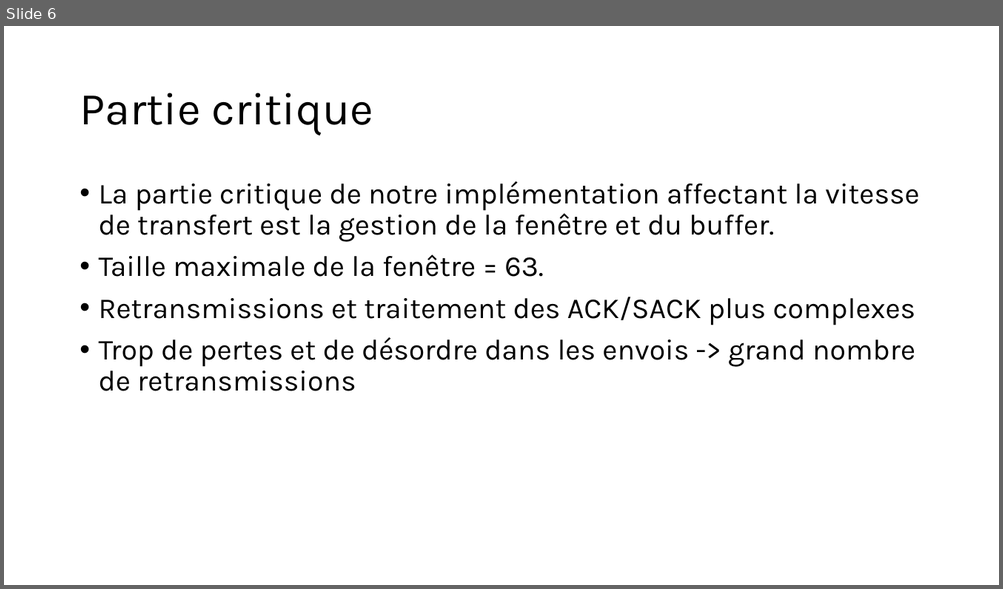
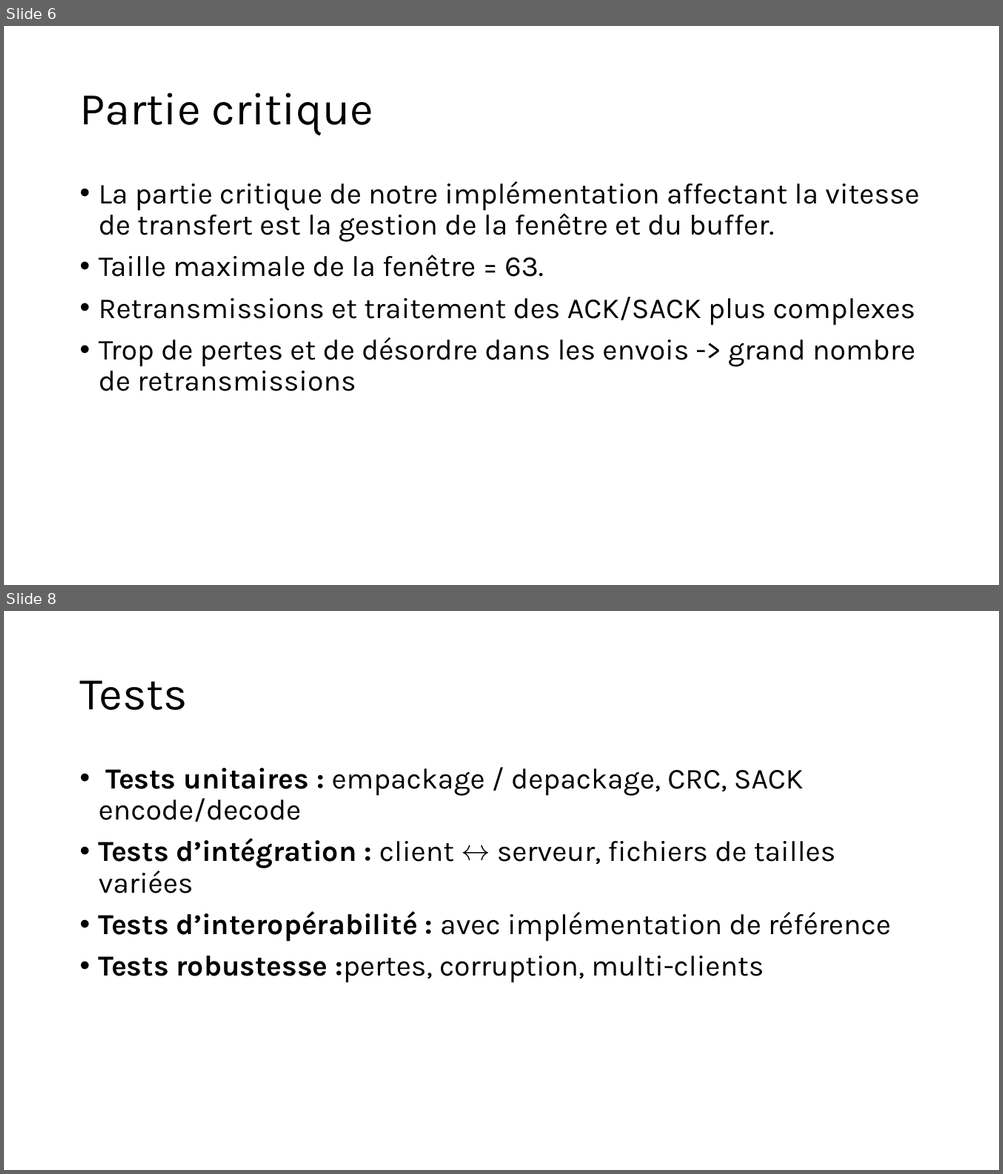
Before and after one commit to Tidyresonnance8/SRTP-Transport-Protocol, a slide deck: Rapport_projet_SRTP.pptx. Shown one above the other, each under a label of ours: slide 6 before the commit, slides 6 and 8 after it; the slides between them are not shown. The pictures are 1003x589 and 1003x1174 pixels, drawn with LibreOffice and Linux fonts; fonts in the diff are those of the drawing. Boxes give left, top, right and bottom in pixels: in the first picture for what was removed or moved away, otherwise in the second. Text is boxed around its words. In the diff, an @@ line names an element or a change of style, - is before the commit and + after.

```diff
--- a/Rapport_projet_SRTP.pptx
+++ b/Rapport_projet_SRTP.pptx
@@ slide 8 added at (4,611,999,1170), background #FFFFFF @@
@@ title added at (79,681,188,710), 44 pt, text #000000 @@
+Tests
@@ text added at (99,768,891,983), 28 pt, text #000000 @@
+• Tests unitaires : empackage / depackage, CRC, SACK encode/decode
+• Tests d’intégration : client ↔ serveur, fichiers de tailles variées
+• Tests d’interopérabilité : avec implémentation de référence
+• Tests robustesse :pertes, corruption, multi-clients
```
Also in this commit, not shown: 2 other slides added, 2 slides removed.
